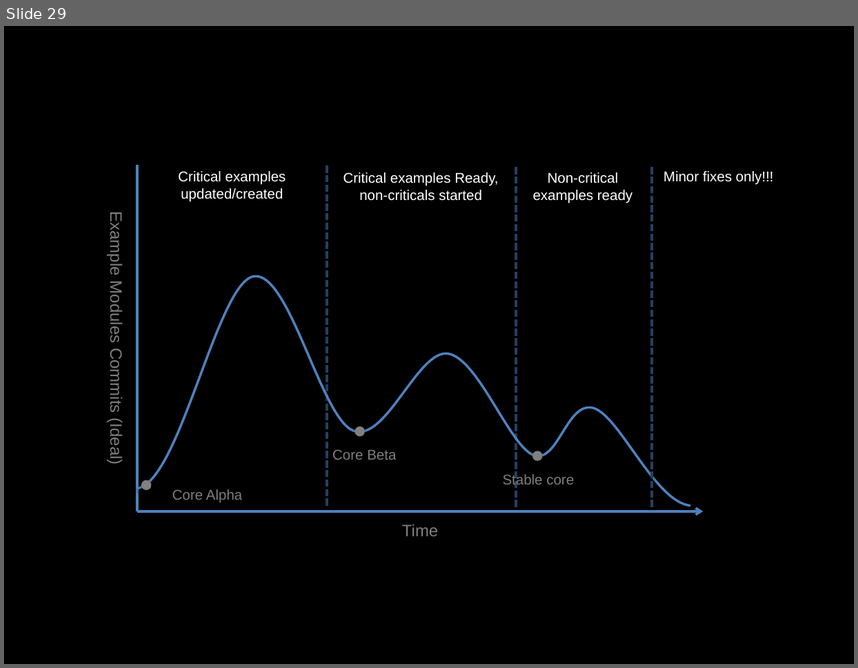
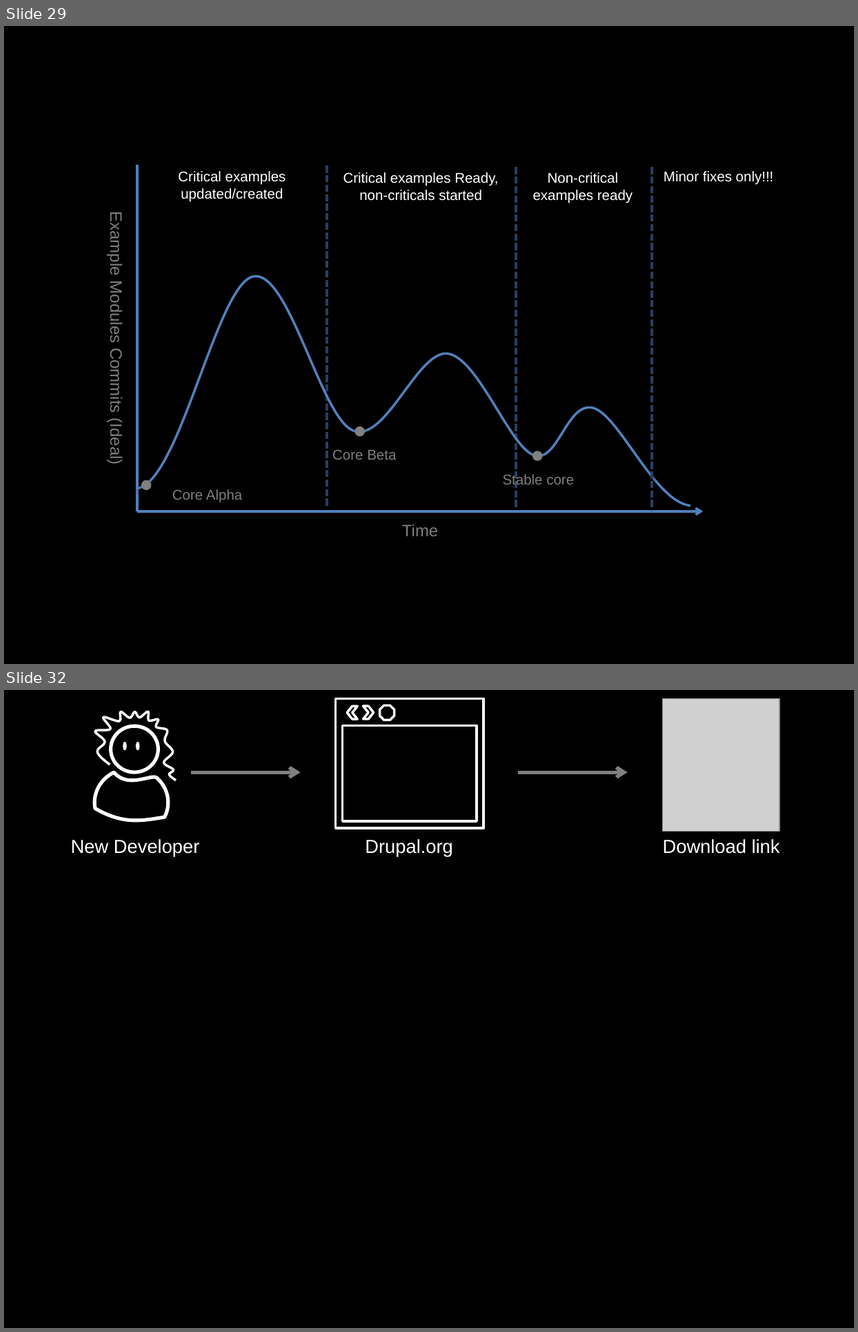
Before and after one commit to socketwench/exampleModuleAintCore, a slide deck: src/exampleModuleAintCore.pptx. Shown one above the other, each under a label of ours: slide 29 before the commit, slides 29 and 32 after it; the slides between them are not shown. The pictures are 858x668 and 858x1332 pixels, drawn with LibreOffice and Linux fonts; fonts in the diff are those of the drawing; grey boxes stand for pictures. Boxes give left, top, right and bottom in pixels: in the first picture for what was removed or moved away, otherwise in the second. Text is boxed around its words. In the diff, an @@ line names an element or a change of style, - is before the commit and + after.

```diff
--- a/src/exampleModuleAintCore.pptx
+++ b/src/exampleModuleAintCore.pptx
@@ slide 32 added at <box>4,690,854,1328</box>, background #000000 @@
@@ group added at <box>335,698,484,828</box>: 2 rectangles, 2 chevrons, 1 octagon @@
@@ picture added at <box>663,698,780,831</box> @@
@@ group added at <box>95,711,176,821</box>: 3 ellipses, 2 freeform shapes @@
@@ arrow added from (191, 773) to (301, 773), #808080 3 pt @@
@@ arrow added from (518, 773) to (628, 773), #808080 3 pt @@
@@ text added at <box>71,839,199,857</box>, 16 pt, text #FFFFFF @@
+New Developer
@@ text added at <box>365,839,452,856</box>, 16 pt, text #FFFFFF @@
+Drupal.org
@@ text added at <box>663,839,780,854</box>, 16 pt, text #FFFFFF @@
+Download link
```
Also in this commit, not shown: 1 slide changed, 19 other slides added, 20 other files.
